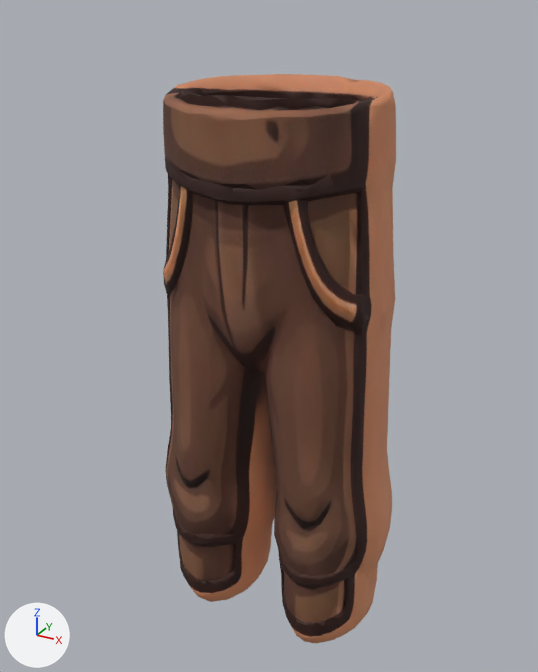
What one commit did to the glTF model assets/models/character/outfits/Female_Archer1_Legs.gltf.
Before and after are seen from a 50 mm lens placed at (0.574, -1.034, 1.174), pointed at (-0.02, 0.046, 0.635). Every picture has the same lights, and +X, +Y and +Z are marked at lower left. The picture after the commit comes second. Vertices at exactly the same position are counted once.

The scene before the commit, as lines of its bpy script (objects in view):
```python
mat_material_0 = bpy.data.materials.new('Material_0')
mat_material_0.use_nodes = True; mat_material_0.node_tree.nodes.clear()
_N = mat_material_0.node_tree.nodes; _L = mat_material_0.node_tree.links
n0 = _N.new('ShaderNodeBsdfPrincipled'); n0.name = 'Principled BSDF'
n1 = _N.new('ShaderNodeOutputMaterial'); n1.name = 'Material Output'
n2 = _N.new('ShaderNodeTexImage'); n2.name = 'Image Texture'
n2.image = img_female_archer1_legs_diffuse
n3 = _N.new('ShaderNodeSeparateColor'); n3.name = 'Separate Color'
n4 = _N.new('ShaderNodeTexImage'); n4.name = 'Image Texture.001'
n4.image = img_female_archer1_legs_orm
n5 = _N.new('ShaderNodeNormalMap'); n5.name = 'Normal Map'
n5.uv_map = 'UVMap'
n6 = _N.new('ShaderNodeTexImage'); n6.name = 'Image Texture.002'
n6.image = img_female_archer1_legs_normal
_L.new(n0.outputs[0], n1.inputs[0])  # 'BSDF' to 'Surface'
_L.new(n2.outputs[0], n0.inputs[0])  # 'Color' to 'Base Color'
_L.new(n3.outputs[2], n0.inputs[1])  # 'Blue' to 'Metallic'
_L.new(n3.outputs[1], n0.inputs[2])  # 'Green' to 'Roughness'
_L.new(n4.outputs[0], n3.inputs[0])  # 'Color' to 'Color'
_L.new(n5.outputs[0], n0.inputs[5])  # 'Normal' to 'Normal'
_L.new(n6.outputs[0], n5.inputs[1])  # 'Color' to 'Color'
me_mesh_0 = bpy.data.meshes.new('Mesh_0')
me_mesh_0.from_pydata(...)  # 2517 vertices, 3500 faces; spans x -0.23..0.23, y -0.123..0.2, z 0.052..1.072
me_mesh_0.materials.append(mat_material_0)
ob_armorlegs = bpy.data.objects.new('ArmorLegs', me_mesh_0)
ob_armorlegs.location = (0.0, 0.0, 0.0)
```
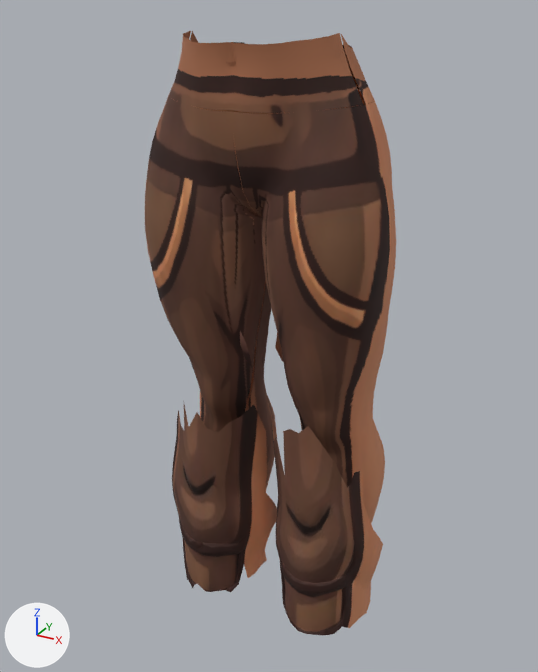
The change, as a list of edits to the scene's bpy script:
```text
Add img_female_archer1_legs_shell:
    img_female_archer1_legs_shell = load_image('Female_Archer1_Legs_shell', 'Female_Archer1_Legs_shell.png', 1024, 1024, 'sRGB')
Change mat_material_0:
    add n7 = _N.new('ShaderNodeMix'); n7.name = 'Mix'
    add n7.data_type = 'RGBA'
    add n7.blend_type = 'MULTIPLY'
    add n7.inputs[0].default_value = 1.0  # 'Factor'
    add n8 = _N.new('ShaderNodeVertexColor'); n8.name = 'Color Attribute'
    where n2 = _N.new('ShaderNodeTexImage'); n2.name = 'Image Texture'
    where n0 = _N.new('ShaderNodeBsdfPrincipled'); n0.name = 'Principled BSDF'
    remove _L.new(n2.outputs[0], n0.inputs[0])  # 'Color' to 'Base Color'
    add _L.new(n7.outputs[2], n0.inputs[0])  # 'Result' to 'Base Color'
    add _L.new(n8.outputs[0], n7.inputs[7])  # 'Color' to 'B'
    add _L.new(n2.outputs[0], n7.inputs[6])  # 'Color' to 'A'
Add mat_female_archer1_legs_shell:
    mat_female_archer1_legs_shell = bpy.data.materials.new('Female_Archer1_Legs_shell')
    # uses the picture img_female_archer1_legs_shell
Change me_mesh_0:
    used by ob_armorlegs; location = (0.0, 0.0, 0.0)
    remove me_mesh_0.from_pydata(...)  # 2517 vertices, 3500 faces; spans x -0.23..0.23, y -0.123..0.2, z 0.052..1.072
    add me_mesh_0.from_pydata(...)  # 1795 vertices, 3076 faces; spans x -0.222..0.222, y -0.106..0.181, z 0.052..1.144
    me_mesh_0 part 1: the loose piece of 2361 vertices spanning x -0.23..0.23, y -0.123..0.2, z 0.052..1.072 is rebuilt with 579 vertices and now spans x -0.01..0.217, y -0.1..0.174, z 0.089..1.058, in mat_female_archer1_legs_shell
    me_mesh_0 part 2: 35 loose pieces with 149 vertices, spanning x -0.191..0.168, y -0.12..0.142, z 0.102..1.061, are deleted
    me_mesh_0 part 3: 7 vertices removed from x 0.183..0.2, y -0.04..-0.018, z 0.144..0.237; 1216 vertices added at x -0.222..0.222, y -0.106..0.181, z 0.052..1.144
    add me_mesh_0.materials.append(mat_female_archer1_legs_shell)
```

Location of each change, [x1, y1, x2, y2] in pixels of the pictures (538 x 672 px):
'ArmorLegs', recoloured, reshaped (8% wider, 6% taller): before [163, 74, 396, 643]; after [145, 31, 396, 635]
part 1 of me_mesh_0, rebuilt: before [163, 74, 396, 643]; after [232, 90, 396, 523]
part 2 of me_mesh_0, deleted: before [166, 170, 336, 636]
part 3 of me_mesh_0, cut back: before [343, 580, 356, 616]; after [145, 31, 383, 635]
